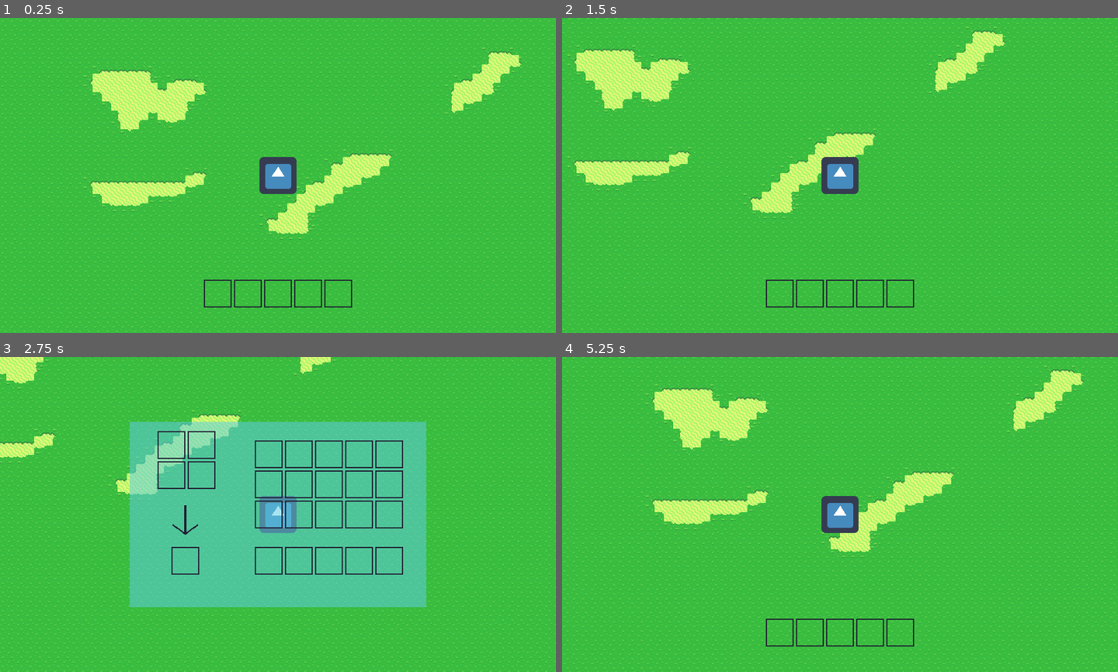
Above: before the commit, frames 1-4 (two rows, left to right).
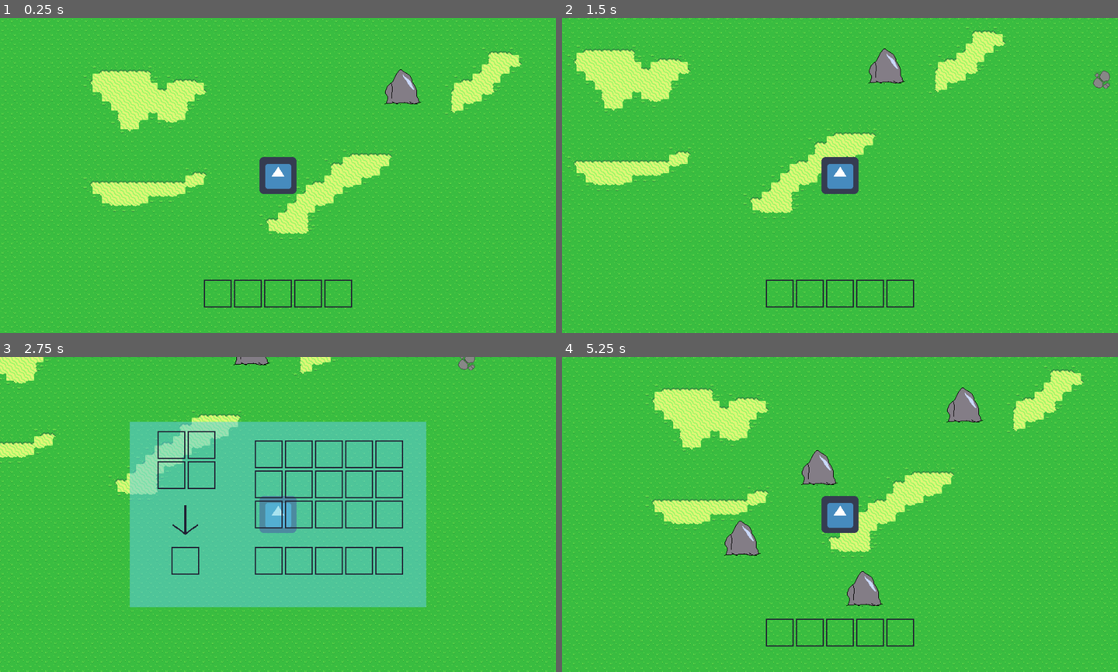
Above: after the commit, the same moments.

Repository: DobryPpz/LeftOnSite
Game: Godot game, scene res://src/Gra.tscn
Two runs of this game, one before a commit and one after it. Both use one fixed random seed, a clock stepped at 60 frames per second and the inputs below. The engine's default icon, where the game draws it, is replaced by a stand-in: a white triangle on a blue panel in a dark square.
Inputs (mouse positions are in pixels of both pictures, inside the frame that each line leads up to):
- Up to frame 1 (0.25 s): no input
- Up to frame 2 (1.5 s): tap Enter at 0.5 s; move the mouse to (962, 159) at 0.52 s; hold D (right) 0.53-1.28 s; hold F (f) 0.53-1.28 s; tap Q (q) at 0.8, 1.35 s; move the mouse to (728, 191) at 1.27 s; hold S (down) from 1.28 s (still down)
- Up to frame 3 (2.75 s): tap F (f) at 1.55 s; move the mouse to (333, 445) at 2.02 s; release S (down) at 2.03 s; hold D (right) from 2.03 s (still down); hold F (f) from 2.03 s (still down); tap Q (q) at 2.3 s
- Up to frame 4 (5.25 s): move the mouse to (812, 577) at 2.77 s; release D (right) at 2.78 s; release F (f) at 2.78 s; hold W (up) 2.78-3.53 s; tap Q (q) at 2.85, 3.8, 5.1 s; tap F (f) at 3.05, 4.35 s; move the mouse to (1006, 561) at 3.52 s; hold Space (space) 3.53-4.28 s; hold A (left) 3.53-5.03 s; move the mouse to (673, 467) at 4.27 s; move the mouse to (867, 514) at 5.02 s; hold S (down) from 5.03 s (still down)

The runs differ from the first frame. In frame 1, 0.5% of the frame differs, in the area x 69-76%, y 16-28%; in frame 2, 0.6%; in frame 3, 0.2%; in frame 4, 1.9%, in the area x 29-76%, y 9-80%.

Commit message:
dodanie żelaza i kopania go kilofem

Diff:
--- a/pliki gry/src/Chunk.gd
+++ b/pliki gry/src/Chunk.gd
@@ -19,6 +19,8 @@
 onready var scena_patykow = load("res://src/Patyk.tscn")
 onready var scena_kamieni = load("res://src/Kamien.tscn")
 onready var scena_chunk = load("res://src/Chunk.tscn")
+onready var scena_ruda_zelaza = load("res://src/Ruda_zelaza.tscn")
+
 
 func _ready():
 	rng.randomize()
@@ -37,6 +39,12 @@
 		var node = scena_kamieni.instance()
 		node.position = Vector2(rng.randi_range(32,size_x-32),rng.randi_range(32,size_y-32))
 		$kamienie.add_child(node)
+	if(rng.randi_range(1,4) == 1):
+		var node = scena_ruda_zelaza.instance()
+		node.position = Vector2(rng.randi_range(64,size_x-64),rng.randi_range(64,size_y-64))
+		get_tree().get_root().get_node("Gra/ruda_zelaza").add_child(node)
+
+
 
 func _on_strefa_area_entered(area):
 	if(area==path_granica_1 or area==path_granica_2 or area==path_granica_3 or area==path_granica_4):
--- a/pliki gry/src/Gra.tscn
+++ b/pliki gry/src/Gra.tscn
@@ -107,6 +107,10 @@
 [node name="patyki" type="Node" parent="."]
 script = ExtResource( 4 )
 
+[node name="zelazo" type="Node" parent="."]
+
+[node name="ruda_zelaza" type="Node" parent="."]
+
 [node name="Gracz" parent="." instance=ExtResource( 2 )]
 
 [node name="granica_1" type="Area2D" parent="Gracz"]
--- /dev/null
+++ b/pliki gry/src/Ruda_zelaza.gd
@@ -0,0 +1,37 @@
+extends Node2D
+
+onready var timer = $Timer
+
+func _on_Area2D_body_entered(body):
+	set_process(true)
+
+
+func _on_Area2D_body_exited(body):
+	set_process(false)
+
+
+func _on_Timer_timeout():
+	#zainstancjonuj scenę "zelazo" i dodaj ją jako dziecko węzła zelazo w grze
+	#usuń ten węzeł
+	var node = load("res://src/Zelazo.tscn")
+	node = node.instance()
+	node.position = position
+	get_tree().get_root().get_node("Gra/zelazo").add_child(node)
+	queue_free()
+
+
+func _ready():
+	set_process(false)
+	timer.set_autostart(false)
+	timer.set_one_shot(true)
+	timer.set_wait_time(3)
+
+func _process(delta):
+	#jeśli trzymany jest kilof to kop
+	if(zawart_ekwipunku.sloty[1][auto_load.pasek_wybrany][0] == "res://grafika_crafting/kilof_kamien.png" and auto_load.wybrano_flag == true):
+		if(Input.is_action_pressed("f")):
+			if(timer.is_stopped()):
+				timer.start()
+		else:
+			timer.stop()
+			timer.set_wait_time(3)
--- /dev/null
+++ b/pliki gry/src/Ruda_zelaza.tscn
@@ -0,0 +1,23 @@
+[gd_scene load_steps=4 format=2]
+
+[ext_resource path="res://grafika_otoczenie/ruda-zelaza.png" type="Texture" id=1]
+[ext_resource path="res://src/Ruda_zelaza.gd" type="Script" id=2]
+
+[sub_resource type="CircleShape2D" id=1]
+radius = 64.0
+
+[node name="Ruda_zelaza" type="Node2D"]
+script = ExtResource( 2 )
+
+[node name="tekstura" type="Sprite" parent="."]
+texture = ExtResource( 1 )
+
+[node name="Area2D" type="Area2D" parent="."]
+
+[node name="CollisionShape2D" type="CollisionShape2D" parent="Area2D"]
+shape = SubResource( 1 )
+
+[node name="Timer" type="Timer" parent="."]
+[connection signal="body_entered" from="Area2D" to="." method="_on_Area2D_body_entered"]
+[connection signal="body_exited" from="Area2D" to="." method="_on_Area2D_body_exited"]
+[connection signal="timeout" from="Timer" to="." method="_on_Timer_timeout"]
--- /dev/null
+++ b/pliki gry/src/Zelazo.gd
@@ -0,0 +1,4 @@
+extends Pickable
+
+func _ready():
+	path_texture = "res://grafika_otoczenie/zelazo.png"
--- /dev/null
+++ b/pliki gry/src/Zelazo.tscn
@@ -0,0 +1,20 @@
+[gd_scene load_steps=4 format=2]
+
+[ext_resource path="res://grafika_otoczenie/zelazo.png" type="Texture" id=1]
+[ext_resource path="res://src/Zelazo.gd" type="Script" id=2]
+
+[sub_resource type="CircleShape2D" id=1]
+radius = 40.0
+
+[node name="Zelazo" type="Node2D"]
+script = ExtResource( 2 )
+
+[node name="tekstura" type="Sprite" parent="."]
+texture = ExtResource( 1 )
+
+[node name="Area2D" type="Area2D" parent="."]
+
+[node name="CollisionShape2D" type="CollisionShape2D" parent="Area2D"]
+shape = SubResource( 1 )
+[connection signal="body_entered" from="Area2D" to="." method="_on_Area2D_body_entered"]
+[connection signal="body_exited" from="Area2D" to="." method="_on_Area2D_body_exited"]
--- a/pliki gry/src/pasek_class.gd
+++ b/pliki gry/src/pasek_class.gd
@@ -11,6 +11,7 @@
 		get_parent().get_parent().get_child(i).get_child(1).visible = false
 	get_parent().get_parent().get_child(nr).get_child(1).visible = true
 	auto_load.pasek_wybrany = nr
+	auto_load.wybrano_flag = true
 #	if(zawart_ekwipunku.sloty[1][nr][0] != null):
 #		get_tree().get_root().get_node("Gra/Gracz/trzymane").set_texture(load(zawart_ekwipunku.sloty[1][nr][0]))
 #		if(auto_load.wybrano_flag == false):
Binary file added: pliki gry/grafika_otoczenie/ruda-zelaza.png
Not shown, added: pliki gry/grafika_otoczenie/ruda-zelaza.png.import
Binary file added: pliki gry/grafika_otoczenie/zelazo.png
Not shown, added: pliki gry/grafika_otoczenie/zelazo.png.import
Not shown, changed: Left On Site.pck
